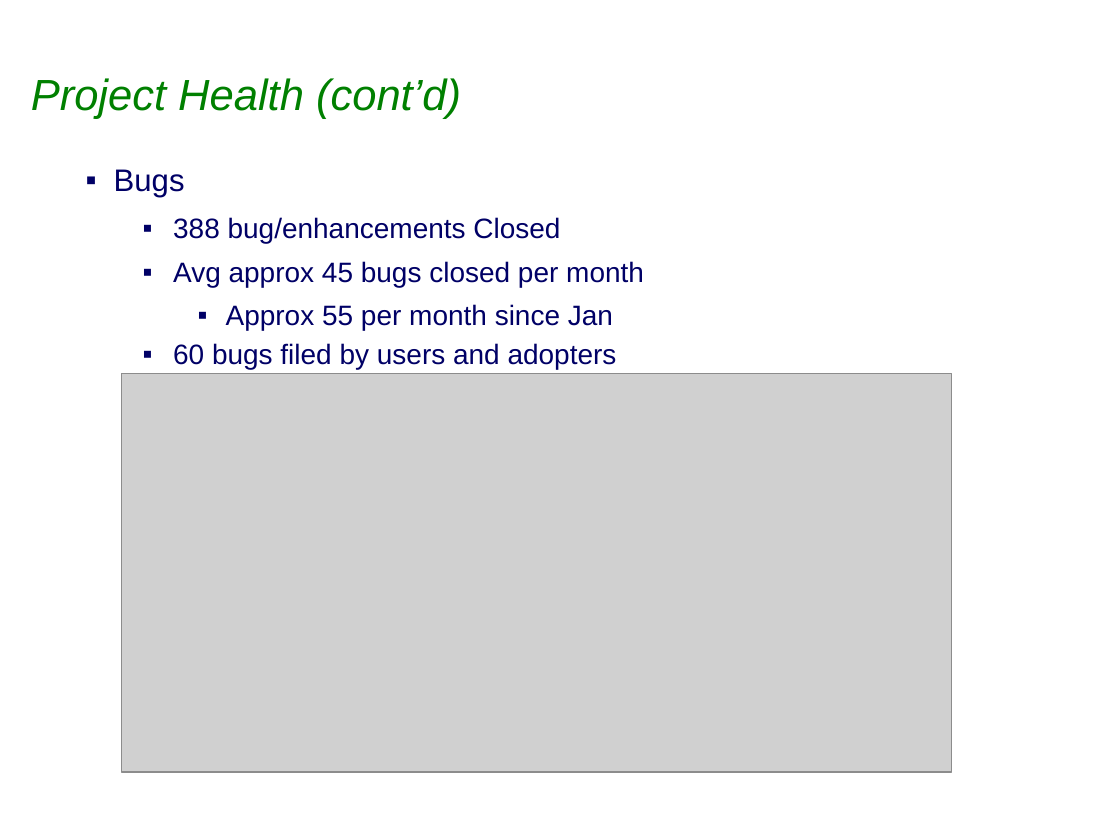
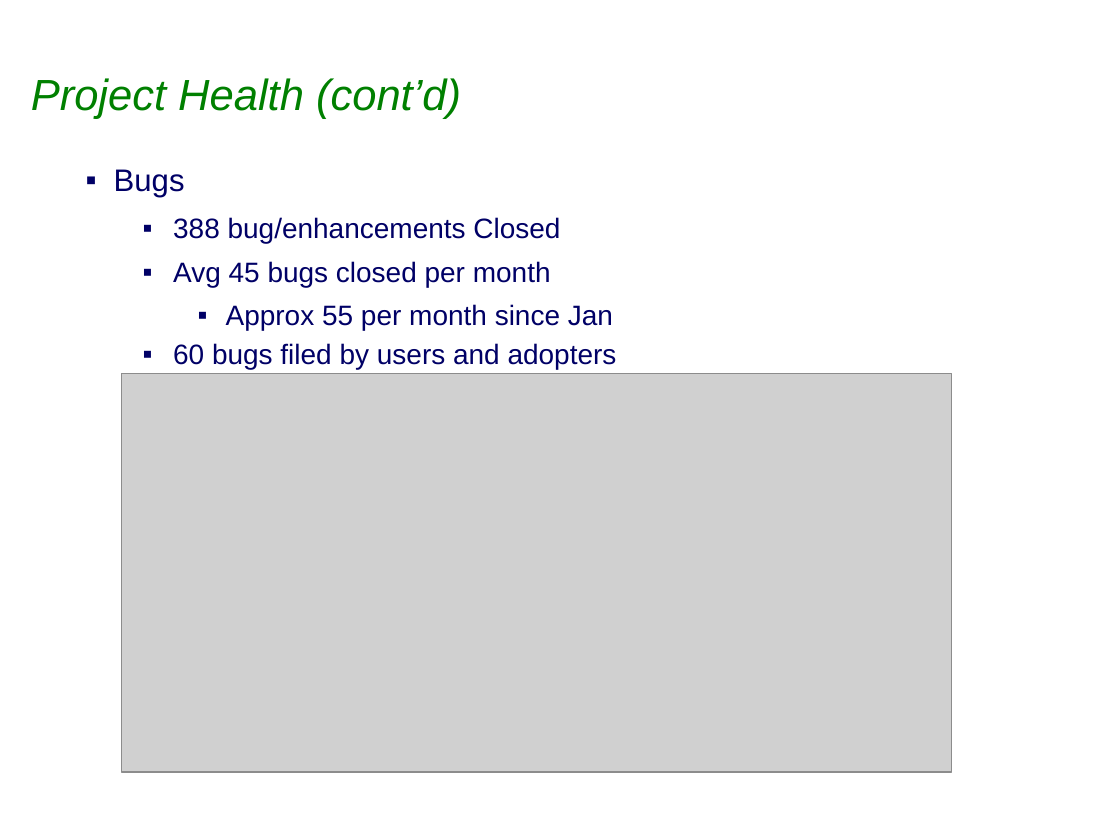
Before and after one commit to eclipse-ee4j/eclipselink, a slide deck: slide 6 of project-admin/Graduation_Release_Review.ppt. Drawn at 1120x840 pixels with LibreOffice and Linux fonts; fonts in the diff are those of the drawing; grey boxes stand for pictures; background and template pictures are left out. Boxes give left, top, right and bottom in pixels: in the first picture for what was removed or moved away, otherwise in the second. Text is boxed around its words. In the diff, an @@ line names an element or a change of style, - is before the commit and + after.

```diff
--- a/project-admin/Graduation_Release_Review.ppt
+++ b/project-admin/Graduation_Release_Review.ppt
@@ text at (x1=173, y1=261, x2=551, y2=288): text changed @@
-  ▪ Avg approx 45 bugs closed per month
+  ▪ Avg 45 bugs closed per month
```
Also in this commit, not shown: 1 other slide changed.
